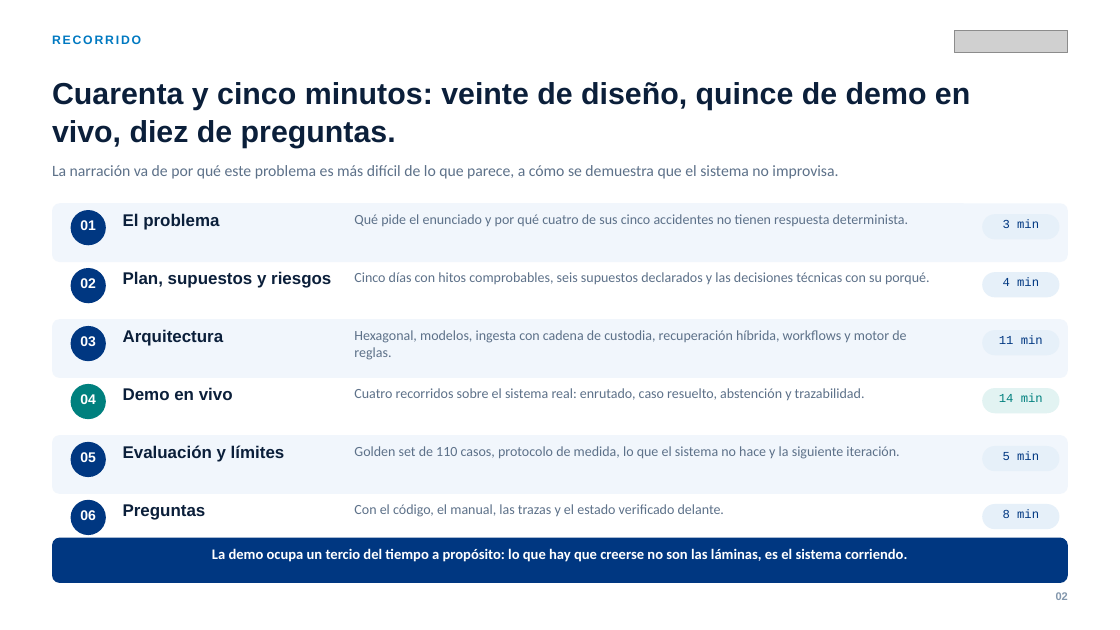
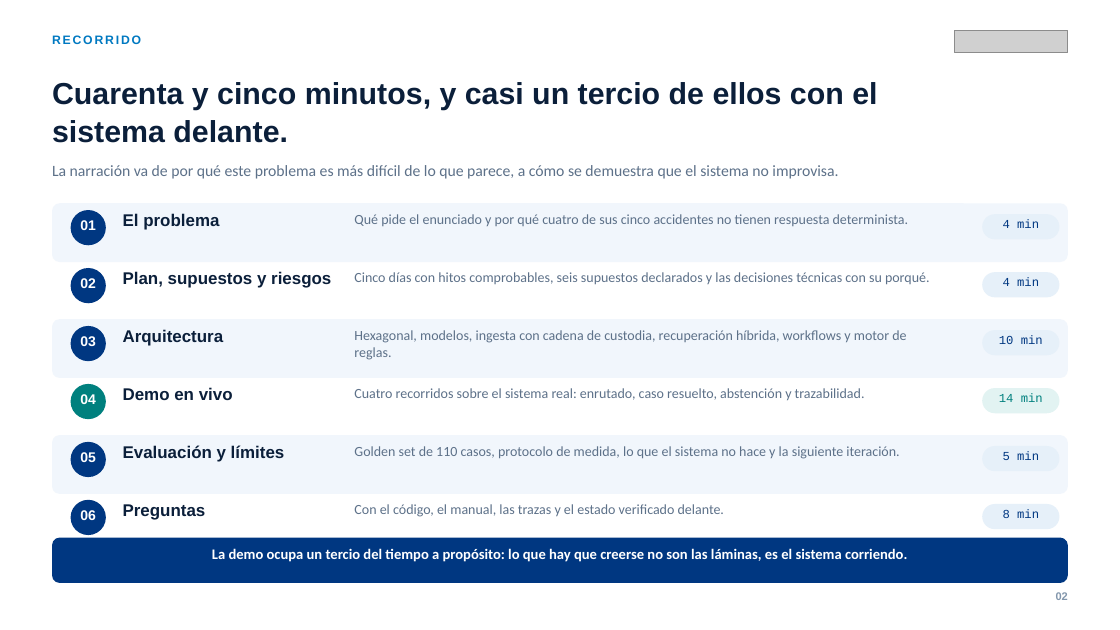
Before and after one commit to olixva/cicos-intelligence, a slide deck: slide 2 of docs/entrega/presentacion.pptx. Drawn at 1120x630 pixels with LibreOffice and Linux fonts; fonts in the diff are those of the drawing; grey boxes stand for pictures. Boxes give left, top, right and bottom in pixels: in the first picture for what was removed or moved away, otherwise in the second. Text is boxed around its words. In the diff, an @@ line names an element or a change of style, - is before the commit and + after.

Commit message:
feat(entrega): guion de orador generado del propio deck, PDF y README
- `docs/entrega/guion-orador.md` sale de las notas de las 45 láminas durante
  el build: no puede desincronizarse con lo que se proyecta, y se lee en un
  móvil o en una segunda pantalla mejor que las notas del .pptx.
- `docs/entrega/presentacion.pdf` para enviar la entrega sin depender de que
  el receptor abra PowerPoint.
- `docs/entrega/deck/README.md` explica cómo regenerar, qué hay en cada
  módulo y las reglas de diseño que hay que respetar al tocarlo.

El reparto de tiempo queda igual en la agenda, en el guion de demo y en el
guion de orador: 4 · 4 · 10 · 14 · 5 · 8.

```diff
--- a/docs/entrega/presentacion.pptx
+++ b/docs/entrega/presentacion.pptx
@@ text at [52, 82, 877, 143]: text changed @@
-Cuarenta y cinco minutos: veinte de diseño, quince de demo en vivo, diez de preguntas.
+Cuarenta y cinco minutos, y casi un tercio de ellos con el sistema delante.
@@ text at [1003, 220, 1039, 228]: text changed @@
-3 min
+4 min
@@ text at [999, 336, 1043, 344]: text changed @@
-11 min
+10 min
```
Also in this commit, not shown: 6 other files.
